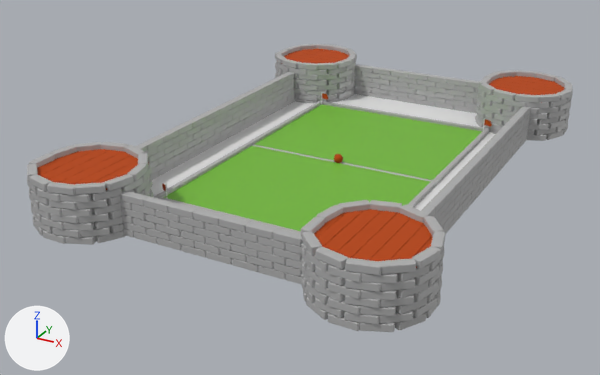
Renders of the glTF model pelotita2.glb from each side of a commit.
Before and after are seen from a 50 mm lens placed at (5.06, -10.39, 4.59), pointed at (-0.37, -0.52, -0.35). The lights are fixed; the arrows at lower left show +X, +Y and +Z. Where no turn or scale is listed for an object, it has been applied to the vertices.
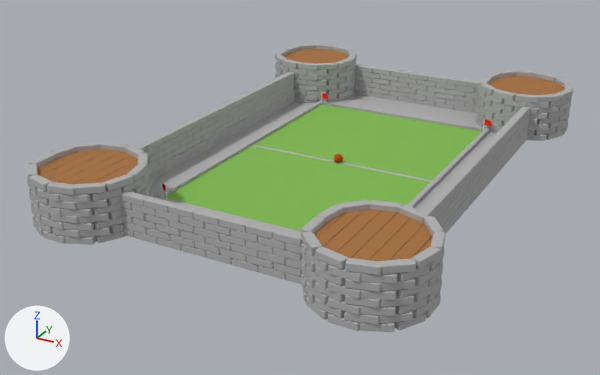
What differs and where, as boxes (x1, y1, x2, y2) in the pictures (600 x 375 px):
```json
{"object": "Plane", "change": "recoloured", "before": [150, 94, 495, 211], "after": [150, 94, 495, 211], "on screen": "white to grey"}
{"object": "Plane.011", "change": "recoloured", "before": [352, 213, 411, 260], "after": [352, 213, 411, 260]}
{"object": "Plane.010", "change": "recoloured", "before": [337, 211, 398, 258], "after": [337, 211, 398, 258]}
{"object": "Plane.012", "change": "recoloured", "before": [370, 218, 424, 262], "after": [370, 218, 424, 262]}
{"object": "Plane.009", "change": "recoloured", "before": [323, 209, 381, 252], "after": [323, 209, 381, 252]}
{"object": "Plane.013", "change": "recoloured", "before": [391, 225, 432, 260], "after": [391, 225, 432, 260]}
{"object": "Plane.002", "change": "recoloured", "before": [49, 150, 123, 183], "after": [49, 150, 123, 183]}
{"object": "Plane.003", "change": "recoloured", "before": [59, 151, 131, 184], "after": [59, 151, 131, 184]}
{"object": "Plane.016", "change": "recoloured", "before": [317, 210, 363, 247], "after": [317, 210, 363, 247]}
{"object": "Plane.001", "change": "recoloured", "before": [41, 149, 110, 180], "after": [41, 149, 110, 180]}
{"object": "Plane.004", "change": "recoloured", "before": [74, 155, 138, 184], "after": [74, 155, 138, 184]}
{"object": "Plane.008", "change": "recoloured", "before": [38, 150, 94, 176], "after": [38, 150, 94, 176]}
{"object": "Plane.005", "change": "recoloured", "before": [93, 160, 138, 183], "after": [93, 160, 138, 183]}
{"object": "Plane.019", "change": "recoloured", "before": [491, 80, 563, 92], "after": [491, 80, 563, 92]}
{"object": "Plane.018", "change": "recoloured", "before": [489, 83, 558, 94], "after": [489, 83, 558, 94]}
{"object": "Plane.020", "change": "recoloured", "before": [495, 78, 564, 90], "after": [495, 78, 564, 90]}
{"object": "Plane.015", "change": "recoloured", "before": [314, 213, 345, 238], "after": [314, 213, 345, 238]}
{"object": "Plane.021", "change": "recoloured", "before": [503, 76, 561, 86], "after": [503, 76, 561, 86]}
{"object": "Plane.017", "change": "recoloured", "before": [492, 86, 547, 95], "after": [492, 86, 547, 95], "on screen": "orange to brown"}
{"object": "Plane.027", "change": "recoloured", "before": [289, 52, 345, 61], "after": [289, 52, 345, 61]}
{"object": "Plane.026", "change": "recoloured", "before": [285, 54, 338, 63], "after": [285, 54, 338, 63]}
{"object": "Plane.028", "change": "recoloured", "before": [295, 50, 348, 59], "after": [295, 50, 348, 59]}
{"object": "Plane.029", "change": "recoloured", "before": [302, 49, 349, 57], "after": [302, 49, 349, 57]}
{"object": "Plane.007", "change": "recoloured", "before": [37, 151, 79, 170], "after": [37, 151, 79, 170]}
{"object": "Plane.025", "change": "recoloured", "before": [284, 56, 328, 64], "after": [284, 56, 328, 64]}
{"object": "Plane.014", "change": "recoloured", "before": [416, 237, 433, 255], "after": [416, 237, 433, 255]}
{"object": "Plane.022", "change": "recoloured", "before": [514, 76, 555, 82], "after": [514, 76, 555, 82]}
{"object": "Plane.030", "change": "recoloured", "before": [314, 49, 345, 54], "after": [314, 49, 345, 54]}
{"object": "Plane.024", "change": "recoloured", "before": [507, 91, 528, 95], "after": [507, 91, 528, 95]}
```

The change, as JSON lines over the scene's bpy script:
```json
{"op": "add", "block": "mat_material_005", "code": ["mat_material_005 = principled_material('Material.005')", "mat_material_005.base_color = (0.431, 0.431, 0.431)  # grey #afafaf", "mat_material_005.roughness = 0.95"]}
{"op": "add", "block": "mat_material", "code": ["mat_material = principled_material('Material')", "mat_material.base_color = (0.381, 0.159, 0.0465)  # brown #a66f3d", "mat_material.roughness = 0.9"]}
{"block": "me_plane_004", "where": "me_plane_004.from_pydata(...)  # 8 vertices, 12 faces; spans x -1.0..1.0, y -1.0..1.0, z -0.13..0.0"}
{"op": "remove", "block": "me_plane_004", "code": "me_plane_004.materials.append(mat_material_001)  # orange #b84500"}
{"op": "add", "block": "me_plane_004", "code": "me_plane_004.materials.append(mat_material)  # brown #a66f3d"}
{"block": "me_plane_005", "where": "me_plane_005.from_pydata(...)  # 169 vertices, 288 faces; spans x -2.62..2.62, y -3.79..3.79, z 0.0"}
{"op": "add", "block": "me_plane_005", "code": "me_plane_005.materials.append(mat_material_005)  # grey #afafaf"}
```
